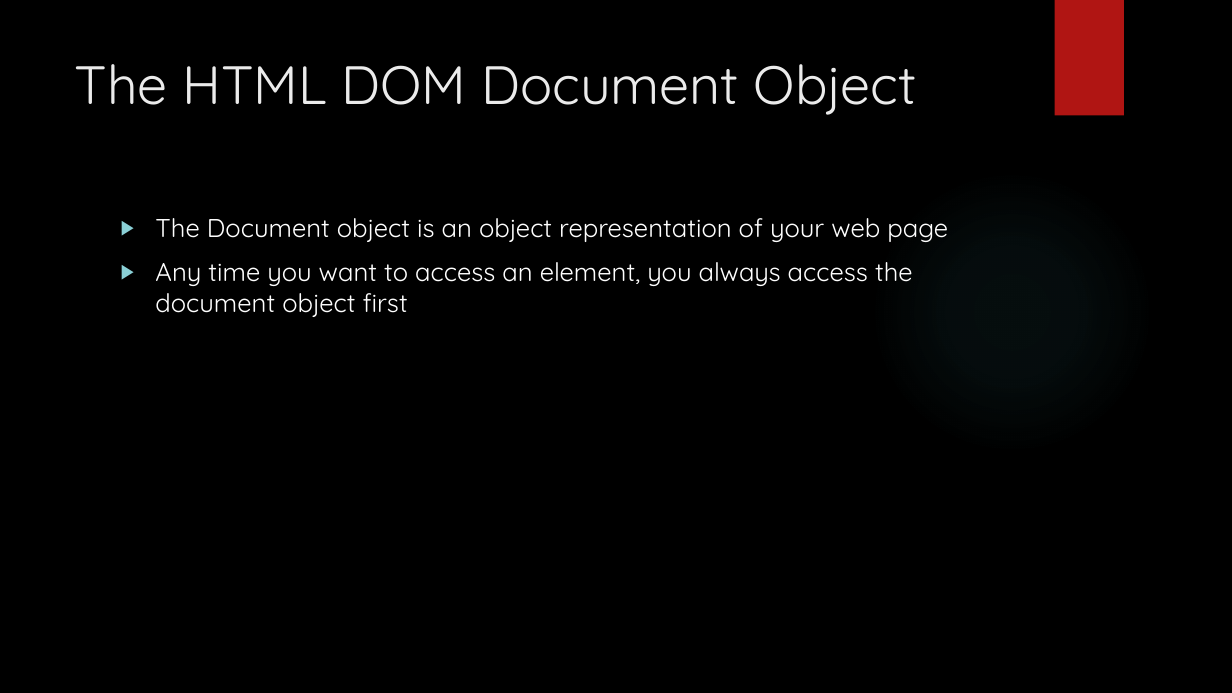
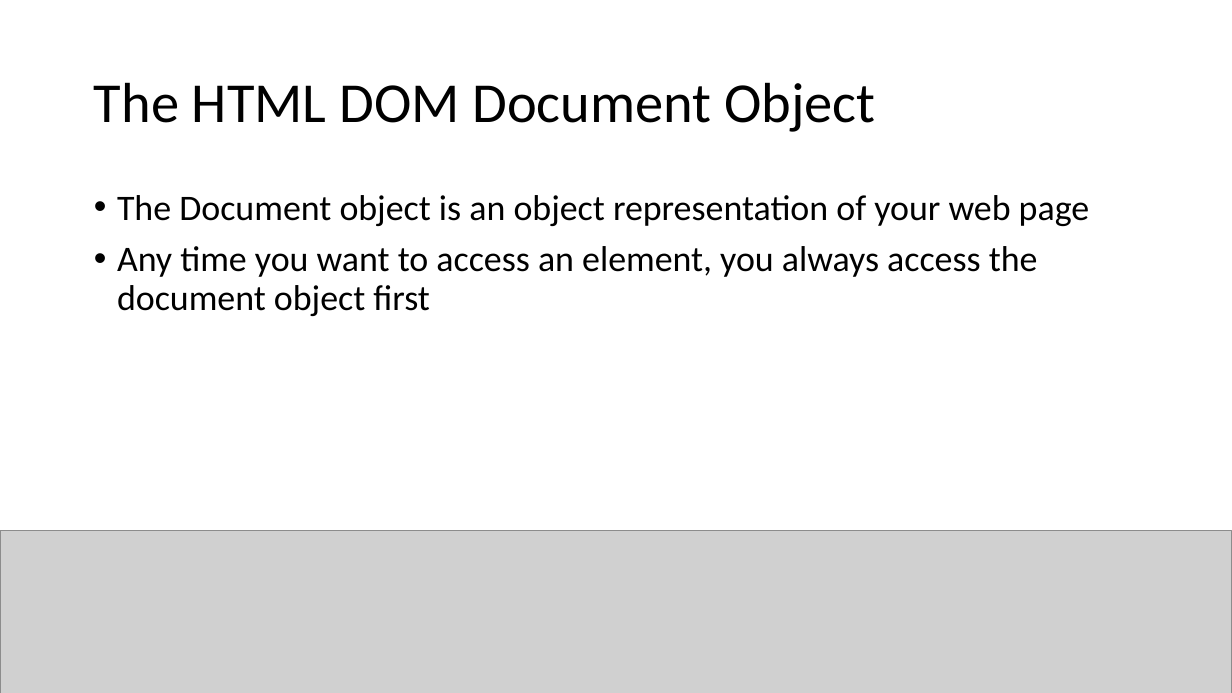
Before and after one commit to YWCANWIL-TechLab/module15-exercises-YaminahAlanis, a slide deck: slide 14 of slides/Module 15 - JS HTML DOM Part 1.pptx. Drawn at 1232x693 pixels with LibreOffice and Linux fonts; fonts in the diff are those of the drawing; grey boxes stand for pictures; background and template pictures are left out. Boxes give left, top, right and bottom in pixels: in the first picture for what was removed or moved away, otherwise in the second. Text is boxed around its words. In the diff, an @@ line names an element or a change of style, - is before the commit and + after.

```diff
--- a/slides/Module 15 - JS HTML DOM Part 1.pptx
+++ b/slides/Module 15 - JS HTML DOM Part 1.pptx
@@ background picture (left out) to #FFFFFF @@
@@ rectangle removed at bbox=[1055, 0, 1124, 116] @@
@@ title "The HTML DOM Document Object": place and size @@
-title "The HTML DOM Document Object" at bbox=[75, 64, 917, 115]
+title "The HTML DOM Document Object" at bbox=[94, 82, 875, 132]
@@ title "The HTML DOM Document Object" at bbox=[94, 82, 875, 132]: size 42 to 44 pt, font Quicksand to Calibri, text colour #EBEBEB to #000000; line spacing 1 to 0.9; vertical alignment top to middle @@
@@ ellipse removed at bbox=[870, 169, 1154, 454] @@
@@ text "The Document object is an ...": place and size @@
-text "The Document object is an ..." at bbox=[155, 218, 948, 317]
+text "The Document object is an ..." at bbox=[117, 195, 1090, 316]
@@ text "The Document object is an ..." at bbox=[117, 195, 1090, 316]: size 20 to 28 pt, font Quicksand to Calibri, text colour #FFFFFF to #000000; bullet ▶ to •; line spacing 1 to 0.9 @@
@@ picture added at bbox=[0, 531, 1232, 693] @@
```
Also in this commit, not shown: 29 other slides changed, 9 slides added, 2 slides removed, 4 other files.
